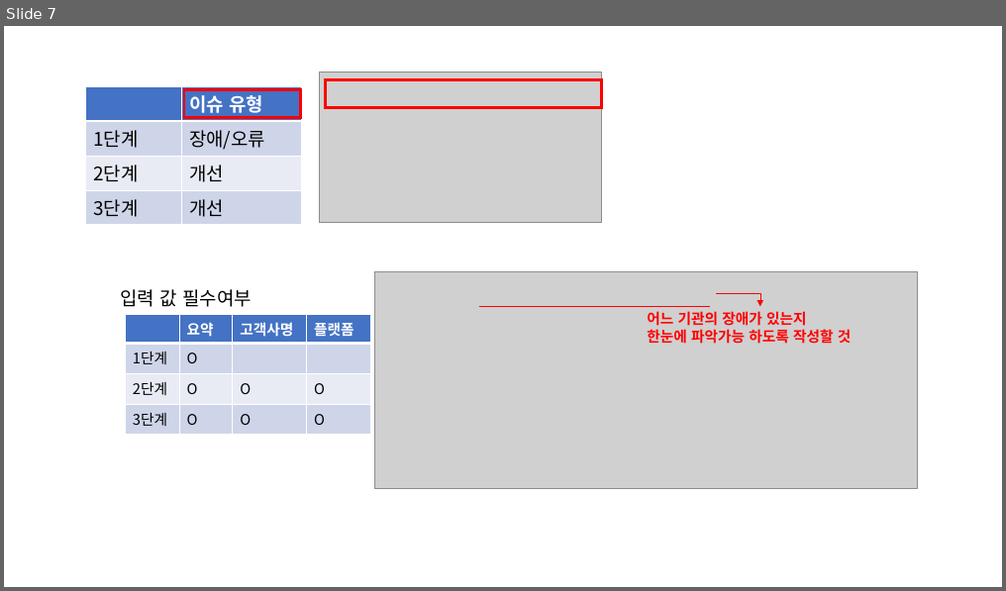
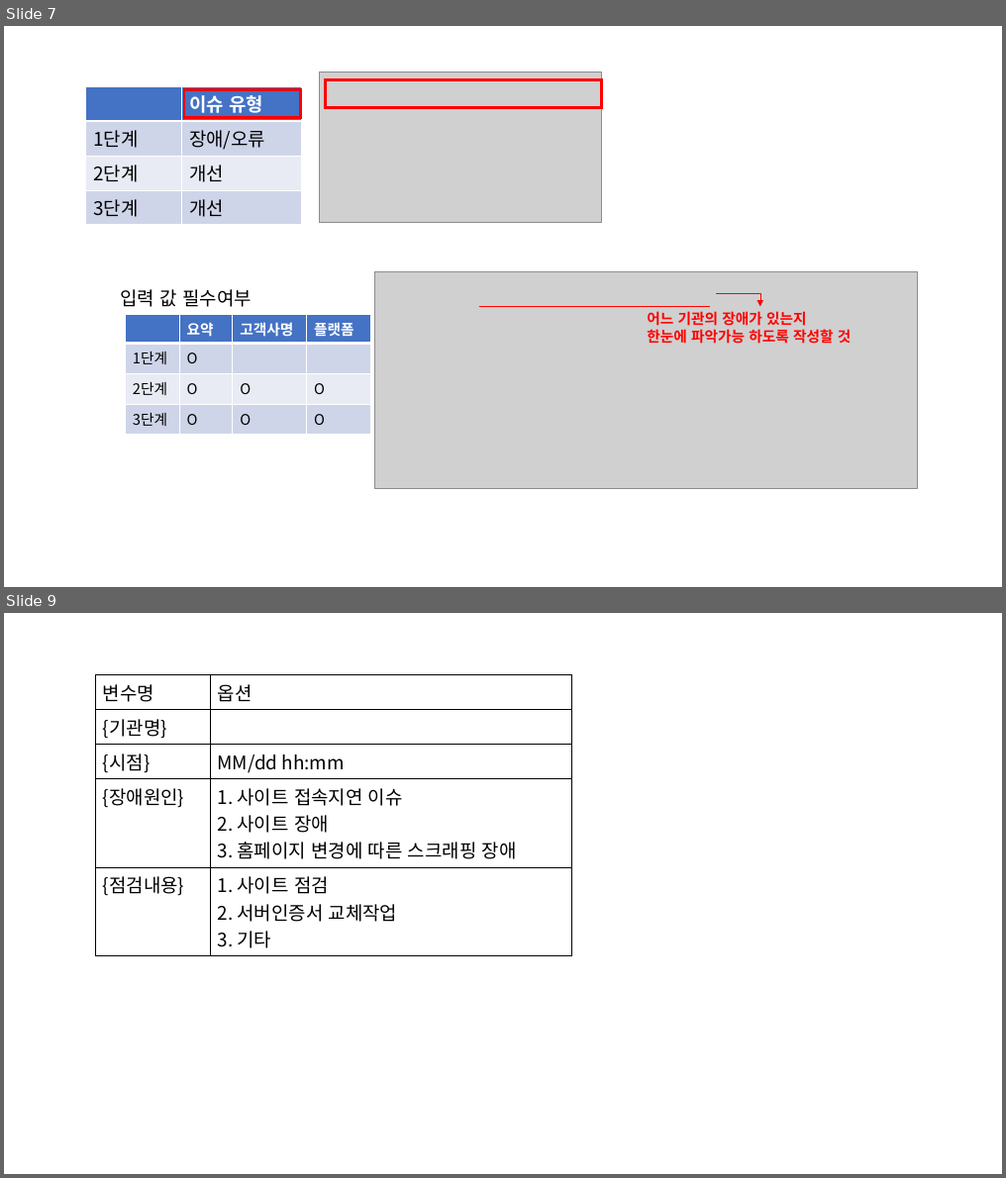
Before and after one commit to kwicmanual/kwicmanual.github.io, a slide deck: 매뉴얼.pptx. Shown one above the other, each under a label of ours: slide 7 before the commit, slides 7 and 9 after it; the slides between them are not shown. The pictures are 1006x591 and 1006x1178 pixels, drawn with LibreOffice and Linux fonts; fonts in the diff are those of the drawing; grey boxes stand for pictures. Boxes give left, top, right and bottom in pixels: in the first picture for what was removed or moved away, otherwise in the second. Text is boxed around its words. In the diff, an @@ line names an element or a change of style, - is before the commit and + after.

Commit message:
디몬팀 장애대응매뉴얼 업데이트(08.24 08:49)

```diff
--- a/매뉴얼.pptx
+++ b/매뉴얼.pptx
@@ slide 9 added at (4,613,1002,1174), background #FFFFFF @@
@@ table added at (95,675,571,953), 5 rows, 2 columns @@
+변수명 | 옵션
+{기관명} | 
+{시점} | MM/dd hh:mm
+{장애원인} | 1. 사이트 접속지연 이슈 / 2. 사이트 장애 / 3. 홈페이지 변경에 따른 스크래핑 장애
+{점검내용} | 1. 사이트 점검 / 2. 서버인증서 교체작업 / 3. 기타
```
Also in this commit, not shown: 1 slide changed, 2 other files.
